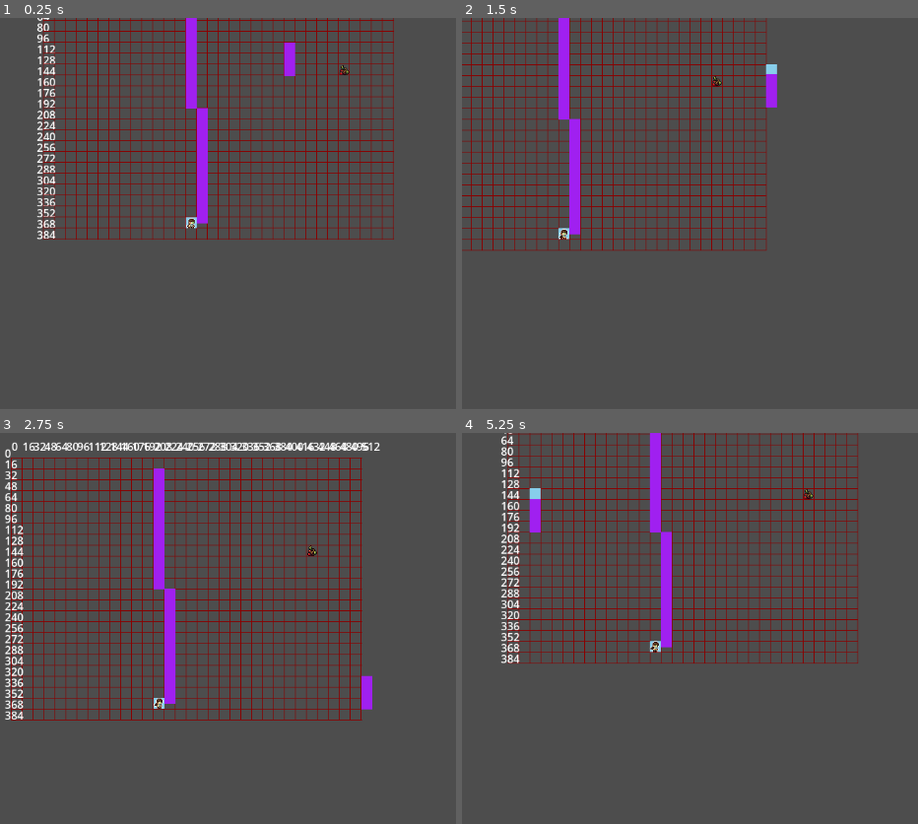
Above: before the commit, frames 1-4 (two rows, left to right).
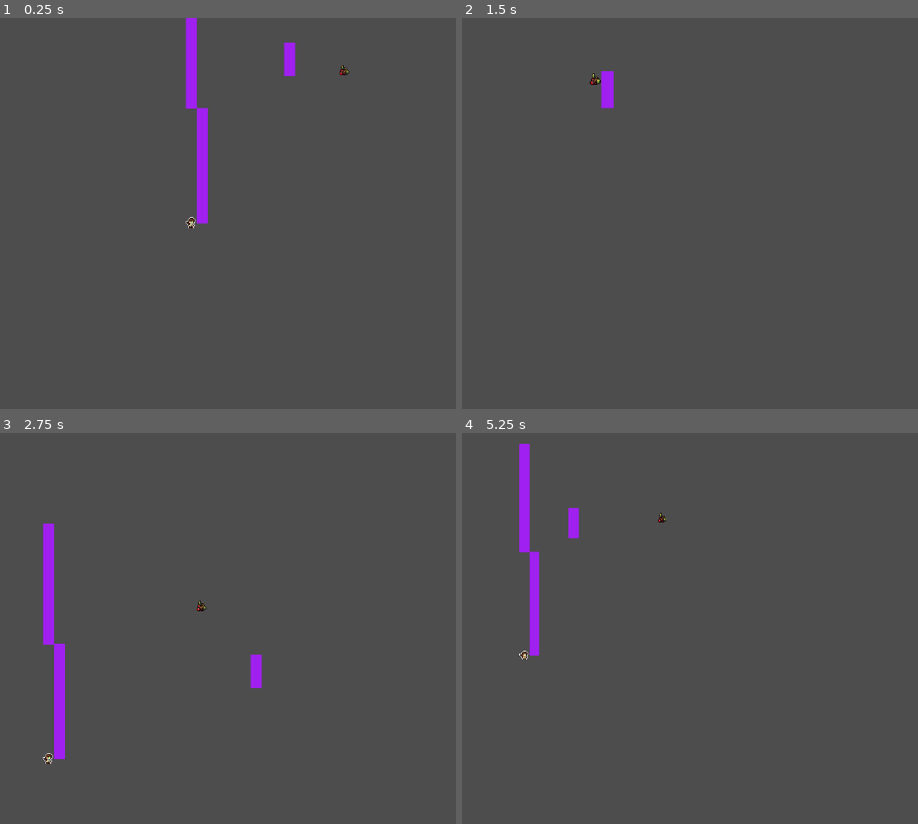
Above: after the commit, the same moments.

Repository: EcceMars/Distant-Sellsword
Game: Godot game, scene res://MAIN.tscn
Two runs of this game, one before a commit and one after it. Both use one fixed random seed, a clock stepped at 60 frames per second and the inputs below.
Inputs (mouse positions are in pixels of both pictures, inside the frame that each line leads up to):
- Up to frame 1 (0.25 s): no input
- Up to frame 2 (1.5 s): tap Enter at 0.5 s; move the mouse to (outside the picture) at 0.52 s; hold D (move_right) 0.53-1.28 s; tap Mouse wheel down (wheel_down) at 0.6 s; click (outside the picture) at 0.67 s; tap Mouse wheel up (wheel_up) at 0.8, 1.35 s; move the mouse to (699, 260) at 1.27 s; hold S (move_down) from 1.28 s (still down); click (699, 260) at 1.42 s
- Up to frame 3 (2.75 s): tap Mouse wheel down (wheel_down) at 1.55, 2.1 s; move the mouse to (outside the picture) at 2.02 s; release S (move_down) at 2.03 s; hold D (move_right) from 2.03 s (still down); click (outside the picture) at 2.17 s; tap Mouse wheel up (wheel_up) at 2.3 s
- Up to frame 4 (5.25 s): move the mouse to (817, 741) at 2.77 s; release D (move_right) at 2.78 s; hold W (move_up) 2.78-3.53 s; tap Mouse wheel up (wheel_up) at 2.85, 3.8, 4.35 s; click (817, 741) at 2.92 s; tap Mouse wheel down (wheel_down) at 3.05, 3.6, 4.55, 5.1 s; move the mouse to (outside the picture) at 3.52 s; hold A (move_left) 3.53-5.03 s; click (outside the picture) at 3.67 s; move the mouse to (621, 589) at 4.27 s; click (621, 589) at 4.42 s; move the mouse to (895, 655) at 5.02 s; hold S (move_down) from 5.03 s (still down); click (895, 655) at 5.17 s

The runs differ from the first frame. In frame 1, 8.0% of the frame differs, in the area x 7-87%, y 0-57%; in frame 2, 8.3%; in frame 3, 14%, in the area x 1-84%, y 2-85%; in frame 4, 11%.

Commit message:
input_improvement

Diff:
--- a/MAIN.gd
+++ b/MAIN.gd
@@ -1,7 +1,7 @@
 extends Node
 
 @export var CAM:Camera2D
-@export var FRAME_LEN:float = 0.01
+@export var FRAME_LEN:float = 0.05
 var frame:float = FRAME_LEN
 
 func _ready()->void:
@@ -11,7 +11,7 @@
 	REG.start_system(VisualSystem.new())
 	REG.start_system(StatsSystem.new())
 	REG.start_system(AnimationSystem.new())
-	REG.start_system(ActorSystem.new(CAM))
+	REG.start_system(ActorSystem.new(CAM))		# Player input logic goes here
 
 	REG.AR_REG.register_entity("villager")
 	REG.AR_REG.register_entity("berries")
@@ -20,7 +20,11 @@
 	REG.AR_REG.register_entity("tree")
 
 func _process(delta:float)->void:
-	if frame >= FRAME_LEN:
-		REG.update()
-		frame = 0.0
-	frame += delta
+	REG.DELTA = delta
+	REG.update()
+
+
+	#if frame >= FRAME_LEN:
+		#REG.update()
+		#frame = 0.0
+	#frame += delta
--- a/MAIN.tscn
+++ b/MAIN.tscn
@@ -5,7 +5,6 @@
 [node name="MAIN" type="Node" unique_id=1149854532 node_paths=PackedStringArray("CAM")]
 script = ExtResource("1_0llpg")
 CAM = NodePath("CAM")
-FRAME_LEN = 0.05
 
 [node name="UI" type="Control" parent="." unique_id=663036910]
 z_index = 1
--- a/components/ActorComponent.gd
+++ b/components/ActorComponent.gd
@@ -1,4 +1,4 @@
-## Data component for player input.
+## Simple data input to hold event and the entity it moves.
 class_name ActorComponent
 extends BaseComponent
 
--- a/components/AnimationStateComponent.gd
+++ b/components/AnimationStateComponent.gd
@@ -1,11 +1,13 @@
+## Holds animation state data.
 class_name AnimationStateComponent
 extends BaseComponent
 
+## Currently implemented animation states
 enum State {	IDLE, WALK	}
 
 var current:State = State.IDLE
 var previous:State = State.IDLE
-var latency:float = 0.0
+var latency:float = 0.0		## EXPERIMENTAL: still unsure
 
 func _init()->void:
 	flag = Flag.ANIMATION_STATE
--- a/components/MovementComponent.gd
+++ b/components/MovementComponent.gd
@@ -28,10 +28,10 @@
 		UNDER,		## Moves underground, colliding with others of the same [param mov_type]
 		WATER }		## Can only collide with other aquatic entities (e.g. fishes)
 	var path:Array[Vector2i] = []		## While an entity may move between two points by fractions, the pathing deals with the grid (for solid entities position)
-	var last_attempt:Vector2 = -Vector2.ONE		## Last position attempted
 	var last_point:Vector2i = -Vector2i.ONE		## Last secured position
 	var speed:float = 1.0
 	var mov_type:Flag = Flag.GROUND
 	var faces_right:bool = true			## Sprites only face either right or left
+	var has_target:bool = false			## If the entity should attempt to move
 	func clear()->void:
 		path.clear()
--- a/components/VisualComponent.gd
+++ b/components/VisualComponent.gd
@@ -77,8 +77,6 @@
 	if size.x > REG.SCALE: offset.x = - factor
 	if size.y > REG.SCALE: offset.y = - size.y + factor
 
-	print(size, " -> ", offset, ": y_offset ", (size.y / (size.y / REG.SCALE)))
-
 	return offset
 func clear()->void:
 	queue_destroy = true
--- a/registries/REGISTRY.gd
+++ b/registries/REGISTRY.gd
@@ -3,6 +3,7 @@
 extends Node
 
 enum C_FLAGS {
+	ACTOR = BaseComponent.Flag.ACTOR,
 	ANIM = BaseComponent.Flag.ANIMATION_STATE,
 	BEHAV = BaseComponent.Flag.BEHAVIOR,
 	MOVE = BaseComponent.Flag.MOVEMENT,
@@ -14,6 +15,9 @@
 var HEIGHT:int = 24
 var SCALE:int = 16		## Grid/sprite scale
 var MAX_ENTITIES:int = 64
+
+## Delta accumulator
+var DELTA:float = 0.0
 
 ## Next open unique id
 var _open_uid:int = 0
@@ -60,7 +64,6 @@
 	IT_REG = ItemRegistry.new()
 	SP_REG = SpriteRegistry.new()
 
-	print(SP_REG)
 
 	DATA = load("res://registries/GENERAL_DATA.tres")
 
@@ -140,6 +143,8 @@
 	if not _is_valid_entity(uid):
 		return false
 	return (ENTITIES[uid] & required_mask) == required_mask
+func get_ent_position(uid:int)->Vector2:
+	return REG.get_component(uid, C_FLAGS.MOVE).get("position")
 ## Registers an unused unique id and returns it.
 func _request_uid()->int:
 	if _open_uid >= MAX_ENTITIES: return -1
--- a/systems/ActorSystem.gd
+++ b/systems/ActorSystem.gd
@@ -2,41 +2,47 @@
 class_name ActorSystem
 extends BaseSystem
 
-var CAM_NODE:Camera2D = null			## Direct [Camera2D] node. It will probably be updated to receive the camera's [Node2D] parent instead.
+var CAM:Camera2D = null			## Direct [Camera2D] node. It will probably be updated to receive the camera's [Node2D] parent instead.
 var CAM_TARGET:Vector2 = Vector2.ZERO	## Next position the [member CAM_NODE] should go to.
+
 const cam_speed:float = 4.0				## [member CAM_NODE] base speed.
 var cam_acc:float = 0					## [member CAM_NODE] acceleration.
 
-func _init(CAM:Camera2D)->void:
-	CAM_NODE = CAM
+const MOVE_THRESHOLD:float = 0.08
+var button_delta:float = 0.0
+
+func _init(CAM_NODE:Camera2D)->void:
+	CAM = CAM_NODE
 	CAM_TARGET = Vector2(REG.WIDTH, REG.HEIGHT) * REG.SCALE
-	CAM_NODE.position = CAM_TARGET
-	REG.CANVAS.get_window().connect("window_input", handle_input)
-func handle_input(event:InputEvent)->void:
-	if not (event is InputEventKey or event is InputEventMouseButton):
-		return
+	CAM.position = CAM_TARGET
 func process()->void:
 	var MOV_SYS:MovementSystem = REG.SYSTEMS.get("MovementSystem")
 	for actor:ActorComponent in REG.get_all_components_of(ACTOR_FLAG):
 		var movement:MovementComponent = REG.get_component(actor.uid, MOV_FLAG)
 
-		if not MOV_SYS._is_eligible(movement): continue
+		if not MOV_SYS._check_movable(movement): continue
 		var input_dir:Vector2 = Input.get_vector("move_left", "move_right", "move_up", "move_down")
 		if Input.is_action_just_released("wheel_down"):
-			CAM_NODE.zoom -= Vector2.ONE * 0.1
+			CAM.zoom -= Vector2.ONE * 0.1
 		if Input.is_action_just_released("wheel_up"):
-			CAM_NODE.zoom += Vector2.ONE * 0.1
-		CAM_NODE.zoom = CAM_NODE.zoom.clamp(Vector2.ONE * 0.1, Vector2.ONE * 3)
+			CAM.zoom += Vector2.ONE * 0.1
+		CAM.zoom = CAM.zoom.clamp(Vector2.ONE * 0.1, Vector2.ONE * 3)
 		if Input.is_mouse_button_pressed(MOUSE_BUTTON_LEFT):
-			var mouse_pos:Vector2 = CAM_NODE.get_canvas_transform().affine_inverse() * CAM_NODE.get_viewport().get_mouse_position()
+			var mouse_pos:Vector2 = CAM.get_canvas_transform().affine_inverse() * CAM.get_viewport().get_mouse_position()
 			CAM_TARGET = mouse_pos
 		if input_dir != Vector2.ZERO:
-			MOV_SYS.force_move(actor.uid, input_dir, true)
+			button_delta = clampf(button_delta + REG.DELTA, 0.0, MOVE_THRESHOLD)
+			if button_delta >= MOVE_THRESHOLD:
+				MOV_SYS.add_move(actor.uid, input_dir, true)
+		else:
+			button_delta = 0.0
 	move_cam_to(CAM_TARGET)
 ## Moves the camera to a certain position. [param target] can be used both for mouse input, as well as, cinematics (show a certain position, follow the player).
 func move_cam_to(target:Vector2)->void:
-	if CAM_NODE.position == target:
+	if CAM.position.distance_to(target) < 2.0:
+		CAM.position = target
 		cam_acc = 0
 		return
-	CAM_NODE.position = CAM_NODE.position.move_toward(target, cam_speed + cam_acc)
+	CAM.position = CAM.position.move_toward(target, cam_speed + cam_acc)
+	#CAM.position = CAM.position.lerp(target, 0.15)
 	cam_acc = clampf(cam_acc + 1.0, 0.0, cam_speed * 2)
--- a/systems/AnimationSystem.gd
+++ b/systems/AnimationSystem.gd
@@ -5,33 +5,42 @@
 const STATE:Dictionary = {
 	AC_STATE.IDLE: "idle",
 	AC_STATE.WALK: "walk",
-	#AC_STATE.ACT: "act",
-	#AC_STATE.REST: "rest",
-	#AC_STATE.ATTACK: "attack",
-	#AC_STATE.DEATH: "death"
 }
 
 func process()->void:
 	for uid:int in REG.get_entities_by(ANIM_STATE_FLAG | VIS_FLAG):
 		var anim_state:AnimationStateComponent = REG.get_component(uid, ANIM_STATE_FLAG)
 		var vis_comp:VisualComponent = REG.get_component(uid, VIS_FLAG)
-		if not vis_comp: return
 
-		if vis_comp.sprite_type != VisualComponent.SpriteType.ANIMATED:
+		if not vis_comp or vis_comp.sprite_type != VisualComponent.SpriteType.ANIMATED:
 			continue
 
-		var mov_comp:MovementComponent = REG.get_component(uid, MOV_FLAG)
-		if mov_comp and mov_comp.movable:
-			anim_state.change(AC_STATE.WALK)
-		else:
-			anim_state.change(AC_STATE.IDLE)
+		# Determine desired animation state
+		var target_state:AC_STATE = _determine_animation_state(uid)
 
-		var behavior:BehaviorComponent = REG.get_component(uid, BEHAV_FLAG)
-		if behavior:
-			match behavior.active_behavior.name:
-				#"REST": anim_state.change(AC_STATE.REST)
-				"MOVE", "SEEK_FOOD": anim_state.change(AC_STATE.WALK)
+		# Apply the state change (will only change if different)
+		anim_state.change(target_state)
 
+		# Update visual component
 		var anim_name:String = STATE.get(anim_state.current, "idle")
 		vis_comp.current_animation = anim_name
-		anim_state.latency += 1
+
+func _determine_animation_state(uid:int) -> AC_STATE:
+	# Priority 1: Check behavior overrides
+	var behavior:BehaviorComponent = REG.get_component(uid, BEHAV_FLAG)
+	if behavior:
+		match behavior.active_behavior.name:
+			"REST":
+				return AC_STATE.IDLE  # Or create REST state
+			"MOVE", "SEEK_FOOD":
+				return AC_STATE.WALK
+
+	# Priority 2: Check movement state
+	var mov_comp:MovementComponent = REG.get_component(uid, MOV_FLAG)
+	if mov_comp and mov_comp.movable:
+		# Use has_target to determine if we should be walking
+		if mov_comp.movable.has_target:
+			return AC_STATE.WALK
+
+	# Default to idle
+	return AC_STATE.IDLE
--- a/systems/MovementSystem.gd
+++ b/systems/MovementSystem.gd
@@ -1,116 +1,167 @@
 ## Processes movement of entities
-## Handles moving all entities
 class_name MovementSystem
 extends BaseSystem
 
-enum {
-	INVALID,		## For any reason, the entity can't move (e.g. it is process of deletion)
-	BLOCKED,		## Movement blocked by obstacle
-	FAINTED,		## Movement blocked by state
-	FREE			## Normal case
-	}
+const MOV_FRAME_LEN:float = 0.01
+var frame:float = 0.0
 
-var correcting:Array[MovementComponent] = []
-var blocked_positions:Dictionary[Vector2i, Vector2i] = {}
+enum MoveState {
+	INVALID,    # Can't move (no movable component)
+	BLOCKED,    # Path is blocked
+	STOPPED,    # No movement target
+	MOVING,     # Actively moving along path
+	ARRIVED     # Just reached destination this frame
+}
+
+var blocked_positions:Dictionary[Vector2i, int] = {}
 
 func process()->void:
+	if frame < MOV_FRAME_LEN:
+		frame += REG.DELTA
+		return
+	frame = 0.0
+
 	var mov_ent_arr:Array[int] = REG.get_entities_by(MOV_FLAG)
 	_update_obstacles(mov_ent_arr)
 
 	for uid:int in mov_ent_arr:
 		var mov_component:MovementComponent = REG.get_component(uid, MOV_FLAG)
 		var stats_component:StatsComponent = REG.get_component(uid, STATS_FLAG)
-		match (_is_eligible(mov_component, stats_component)):
-			INVALID:
-				if mov_component.movable: mov_component.movable.clear()
-				continue
-			BLOCKED:
-				mov_component.movable.clear()
-				mov_component.movable.path = [mov_component.movable.last_point]
-			FAINTED:
-				mov_component.movable.path = [mov_component.movable.last_point]
-				correcting.append(mov_component)
-			FREE:
-				correcting.append(mov_component)
-	_finish_movement()
-## Finishes the movement of [MovementComponent] in [member correcting]
-func _finish_movement()->void:
-	for mov_comp:MovementComponent in correcting.duplicate():
-		if not mov_comp.movable.path:
-			correcting.erase(mov_comp)
-		var dist:float = _move(mov_comp, true)
-		if dist <= 0.0:
-			mov_comp.movable.path.pop_front()
-			continue
-## Actual moving function. [param slide] helps to not change the sprite orientation, while this function is being called with the reason to solely snap the position to grid.
-func _move(move_component:MovementComponent, slide:bool = false)->float:
-	var movement:MovementComponent.Movable = move_component.movable
-	if not movement.path: return 0.0
-	var target:Vector2i = movement.path.front()
-	if not slide: movement.faces_right = target.x > move_component.position.x
 
-	var step:Vector2 = move_component.position.move_toward(target, movement.speed)		# step is Vector2 as to mantain a smooth movement between the path nodes
-	var dist:float = step.distance_to(move_component.position)
+		# Determine and update movement state
+		var move_state:MoveState = _get_move_state(uid, mov_component, stats_component)
+		_update_movable_state(mov_component, move_state)
 
-	move_component.position = step
-	movement.last_attempt = move_component.position
-	movement.last_point = _world_to_grid(move_component.position)
-	return dist
-## [param target] expects a [Vector2] for the reason that a mouse's
-## click position maybe the one to query it. Remember that all
-## points in the path array are converted to [Vector2i].
-func force_move(uid:int, target:Vector2, local:bool = false)->bool:
+		# Handle movement based on state
+		match move_state:
+			MoveState.MOVING:
+				_process_movement(mov_component)
+			MoveState.BLOCKED, MoveState.INVALID:
+				_clear_movement(mov_component)
+
+func _get_move_state(uid:int, mov_component:MovementComponent, stats_component:StatsComponent)->MoveState:
+	if not _check_movable(mov_component):
+		return MoveState.INVALID
+
+	if stats_component and not (stats_component.is_conscious and stats_component.is_alive):
+		return MoveState.BLOCKED
+
+	var movable:MovementComponent.Movable = mov_component.movable
+
+	# Check if we have a path
+	if movable.path.is_empty():
+		movable.has_target = false
+		return MoveState.STOPPED
+
+	# Check if destination is blocked (but we still want to try moving there)
+	var target_grid:Vector2i = movable.path[0]
+	if blocked_positions.has(target_grid) and blocked_positions[target_grid] != uid:
+		# Path is blocked - we'll keep has_target true but report blocked
+		return MoveState.BLOCKED
+
+	return MoveState.MOVING
+
+func _update_movable_state(mov_component:MovementComponent, move_state:MoveState)->void:
+	var movable:MovementComponent.Movable = mov_component.movable
+	if not movable:
+		return
+
+	match move_state:
+		MoveState.MOVING:
+			movable.has_target = true
+		MoveState.STOPPED, MoveState.ARRIVED:
+			movable.has_target = false
+			movable.path.clear()
+		# BLOCKED keeps has_target true so animations don't flicker
+
+func _process_movement(mov_component:MovementComponent)->void:
+	var movable:MovementComponent.Movable = mov_component.movable
+	if movable.path.is_empty():
+		return
+
+	var target:Vector2i = movable.path[0]
+	var current_pos:Vector2 = mov_component.position
+	var target_pos:Vector2 = Vector2(target)
+
+	# Update facing direction
+	var x_diff:float = target_pos.x - current_pos.x
+	if not is_zero_approx(x_diff):
+		movable.faces_right = x_diff > 0
+
+	# Move toward target
+	var step:Vector2 = current_pos.move_toward(target_pos, movable.speed)
+	mov_component.position = step
+
+	# Check if we've reached the waypoint
+	if current_pos.distance_to(target_pos) < 0.01:
+		movable.path.pop_front()
+		movable.last_point = _world_to_grid(mov_component.position)
+
+func _clear_movement(mov_component:MovementComponent)->void:
+	var movable:MovementComponent.Movable = mov_component.movable
+	if movable:
+		movable.path.clear()
+		# Keep last_point for reference
+func add_move(uid:int, target:Vector2, local:bool = false)->bool:
 	var mov_component:MovementComponent = _check_movable(REG.get_component(uid, MOV_FLAG))
-	if not mov_component: return false
+	if not mov_component:
+		return false
 
 	if local:
 		target = mov_component.position + target.normalized() * REG.SCALE
-	mov_component.movable.path = [_world_to_grid(target)]
-	mov_component.movable.faces_right = mov_component.position.x <= target.x
-	return true
-## Pushes back a point at the end of the [member MovementComponent.Movable.path] array. Remember that all
-## points in the path array are converted to [Vector2i].
-func queue_move(uid:int, target:Vector2, local:bool = false)->bool:
+
+	if not blocked_positions.has(_world_to_grid(target)):
+		# Clear existing path and set new target
+		mov_component.movable.path = [_world_to_grid(target)]
+		mov_component.movable.has_target = true
+		return true
+	return false
+func force_move(uid:int, target:Vector2, local:bool = false)->bool:
 	var mov_component:MovementComponent = _check_movable(REG.get_component(uid, MOV_FLAG))
-	if not mov_component: return false
+	if not mov_component:
+		return false
 
 	if local:
 		target = mov_component.position + target.normalized() * REG.SCALE
-	mov_component.movable.path.append(_world_to_grid(target))
-	mov_component.movable.faces_right = mov_component.position.x <= target.x
+
+	# Clear existing path and set new target
+	mov_component.movable.path = [_world_to_grid(target)]
+	mov_component.movable.has_target = true
 	return true
-## Blocks grid positions where a [member MovementComponent.solid] is located.
+
+func queue_move(uid:int, target:Vector2, local:bool = false)->bool:
+	var mov_component:MovementComponent = _check_movable(REG.get_component(uid, MOV_FLAG))
+	if not mov_component:
+		return false
+
+	if local:
+		target = mov_component.position + target.normalized() * REG.SCALE
+
+	var grid_target:Vector2i = _world_to_grid(target)
+	if blocked_positions.has(grid_target):
+		return false
+
+	mov_component.movable.path.append(grid_target)
+	mov_component.movable.has_target = true
+	return true
+
 func _update_obstacles(mov_ent_arr:Array[int])->void:
 	blocked_positions.clear()
 	for uid:int in mov_ent_arr:
 		var mov_component:MovementComponent = REG.get_component(uid, MOV_FLAG)
-		if mov_component.solid:
+		if mov_component and mov_component.solid:
 			var grid_posi:Vector2i = _world_to_grid(mov_component.position)
-			blocked_positions[grid_posi] = grid_posi
-## A [MovementComponent] is only eligible to move if its [member MovementComponent.Movable] exists and its path is not empty.
-## A special case is made if the function recieves a [StatsComponent], where the current state of the entity is also checked.
-func _is_eligible(mov_component:MovementComponent, stat_component:StatsComponent = null)->int:
-	if not _check_movable(mov_component): return INVALID
-	if mov_component.movable.path and blocked_positions.get(mov_component.movable.path.front()):
-		if blocked_positions.get(mov_component.movable.path.front()) == mov_component.movable.path.front():
-			return INVALID
-		return BLOCKED
-	if stat_component:
-		if not (stat_component.is_conscious and stat_component.is_alive):
-			return FAINTED
-	#if not mov_component.movable.path: return INVALID
-	return FREE
-## Requests the [MovementComponent],
-## ensuring that such component has the [MovementComponent.Movable] member.
-## If not, returns [code]null[/code].
+			blocked_positions[grid_posi] = uid
+
 func _check_movable(mov_component:MovementComponent)->MovementComponent:
 	if mov_component and mov_component.movable:
 		return mov_component
 	return null
-## Any point appended to path must be snapped to the grid—as most of the moving input comes from the mouse.
-## Then, the movement should be clamped to [REG] parameters.
-func _world_to_grid(position:Vector2, blocked:bool = false)->Vector2i:
-	var factor:int = (REG.SCALE * (2 if blocked else 1))
-	var grid_posi:Vector2i = Vector2i(position).snappedi(factor)
-	grid_posi = grid_posi.clamp(Vector2i.ZERO, Vector2i(REG.WIDTH, REG.HEIGHT) * REG.SCALE)
-	return grid_posi
+
+func _world_to_grid(position:Vector2)->Vector2i:
+	var factor:float = REG.SCALE
+	var snapped_pos:Vector2 = position.snapped(Vector2(factor, factor))
+	return Vector2i(snapped_pos).clamp(
+		Vector2i.ZERO,
+		Vector2i(REG.WIDTH, REG.HEIGHT) * REG.SCALE
+	)
--- a/tools/CanvasScript.gd
+++ b/tools/CanvasScript.gd
@@ -1,5 +1,7 @@
 class_name CanvasScript
 extends Node2D
+
+var DEBUG:bool = false
 
 var GRID_WIDTH:int = REG.WIDTH * REG.SCALE +1
 var GRID_HEIGHT:int = REG.HEIGHT * REG.SCALE +1
@@ -33,6 +35,7 @@
 	queue_deletion.erase(visual)
 	visual.queue_free()
 func _draw()->void:
+	if not DEBUG: return
 	_draw_grid()
 	#for mov_component:MovementComponent in REG.get_all_components_of(REG.C_FLAGS.MOVE):
 		#draw_string(ThemeDB.fallback_font, mov_component.position, str(mov_component.position))
--- a/tools/EntityArchetype.gd
+++ b/tools/EntityArchetype.gd
@@ -78,12 +78,11 @@
 	#_add_information(uid, overrides)
 	_add_actor(uid, overrides)
 
-	print(uid, ": ", REG.get_entity_components(uid))
-
 	return uid
 func _add_actor(uid:int, overrides:Dictionary)->void:
 	if not is_actor and not overrides.get("is_actor", false):
 		return
+
 
 	var component:ActorComponent = ActorComponent.new(uid)
 	REG.add_component(uid, component)
--- a/tools/archetypes/ActorType.gd
+++ b/tools/archetypes/ActorType.gd
@@ -12,7 +12,7 @@
 	moves = true
 	is_solid = true
 	movement_type = MovementComponent.Movable.Flag.GROUND
-	movement_speed = 5.0
+	movement_speed = 5
 
 	# Stats
 	has_stats = true
